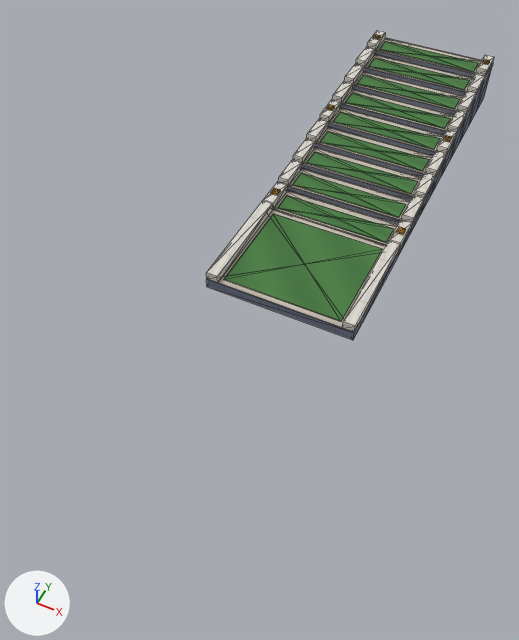
Two versions of the OBJ model project/Resources/3DModel/Stages/high_crown/high_crown_step.obj, one commit apart.
One viewpoint serves both versions: a 50 mm camera at (15.4, -57.4, 37.6) aimed at (-1.8, -22.9, -5.5). The lights are fixed; the arrows at lower left show +X, +Y and +Z. The first picture is the older version. Mesh edges are drawn as thin lines. Where no turn or scale is listed for an object, it has been applied to the vertices. Vertices at exactly the same position are counted once.

In view in the first picture: 'high_crown_step'.
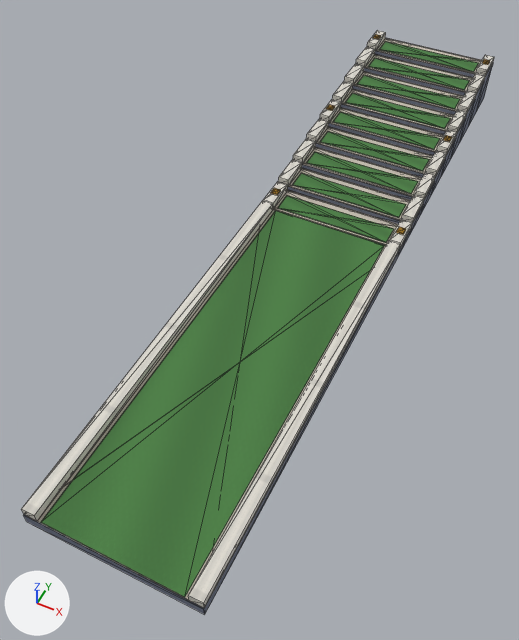
Diff of the bpy script that builds the scene:
```diff
--- a/project/Resources/3DModel/Stages/high_crown/high_crown_step.obj.py
+++ b/project/Resources/3DModel/Stages/high_crown/high_crown_step.obj.py
@@ me_high_crown_step @@
 # used by ob_high_crown_step; location = (0.0, 0.0, 0.0)
-me_high_crown_step.from_pydata(...)  # 486 vertices, 780 faces; spans x -6.2..6.2, y -23.5..13.5, z -3.2..1.6
+me_high_crown_step.from_pydata(...)  # 486 vertices, 780 faces; spans x -6.2..6.2, y -45.8..13.5, z -3.2..1.6
+# me_high_crown_step part 1: the loose piece of 8 vertices spanning x -4.9..4.9, y -22.9..-14.1, z -2.3 is scaled about its middle by (1, 3.64, 1), then moved by (0.0, -11.2, 0.0)
+# me_high_crown_step part 2: all 16 vertices in x -6.2..6.2, y -23.5..-23.4, z -3.2..-1.7 are moved by (0.0, -22.3, 0.0)
 me_high_crown_step.materials.append(mat_stonedark)
```

Pixel boxes [x1, y1, x2, y2] of what changed, in the pictures (519 x 640 px; the box of a moved part takes in the faces that stretch with it):
'high_crown_step', reshaped (64% wider, 88% taller): before [206, 30, 494, 340]; after [21, 30, 494, 614]
part 1 of me_high_crown_step, moved or reshaped: before [224, 214, 382, 322]; after [41, 211, 385, 597]
part 2 of me_high_crown_step, moved or reshaped: before [206, 201, 400, 340]; after [21, 201, 400, 614]
